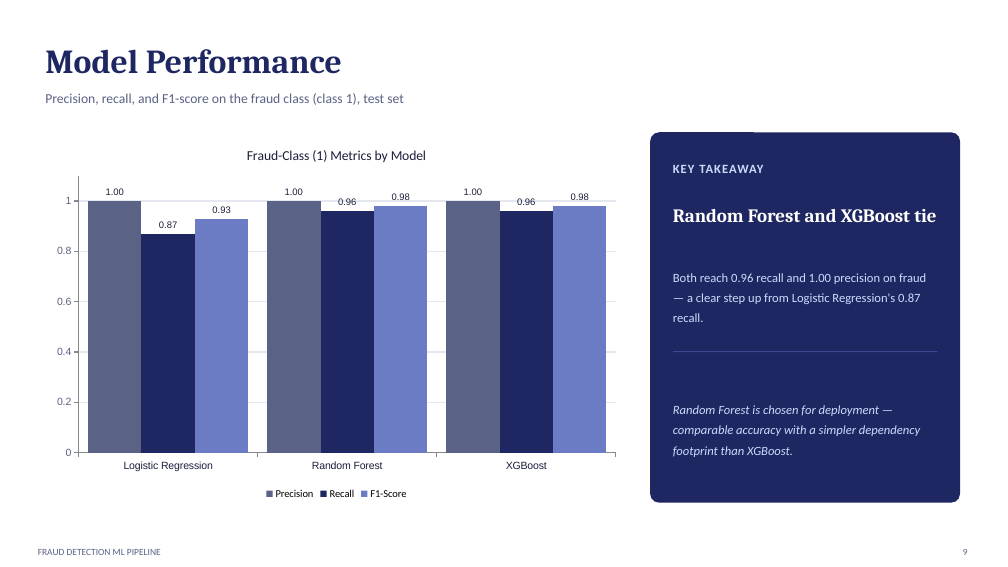
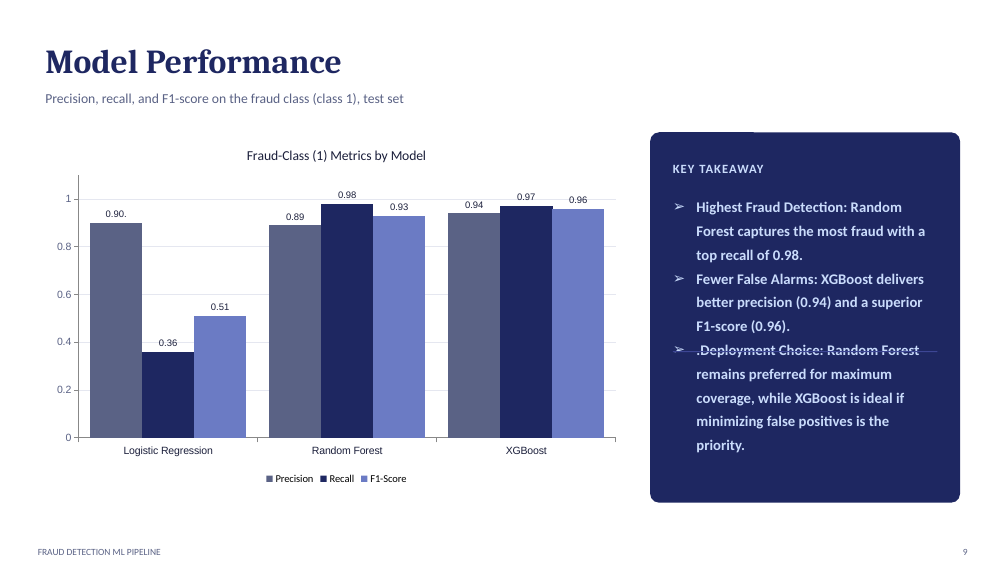
Before and after one commit to sabrinidhris/FRAUD-DETECTION, a slide deck: slide 10 of Fraud_Detection_Project.pptx. Drawn at 1008x567 pixels with LibreOffice and Linux fonts; fonts in the diff are those of the drawing. Boxes give left, top, right and bottom in pixels: in the first picture for what was removed or moved away, otherwise in the second. Text is boxed around its words. In the diff, an @@ line names an element or a change of style, - is before the commit and + after.

```diff
--- a/Fraud_Detection_Project.pptx
+++ b/Fraud_Detection_Project.pptx
@@ column chart at (x1=45, y1=132, x2=628, y2=488) @@
@@ Precision, Logistic Regression: 1 to 0.9 @@
@@ Precision, Random Forest: 1 to 0.89 @@
@@ Precision, XGBoost: 1 to 0.94 @@
@@ data labels of Precision changed @@
@@ Recall, Logistic Regression: 0.87 to 0.36 @@
@@ Recall, Random Forest: 0.96 to 0.98 @@
@@ Recall, XGBoost: 0.96 to 0.97 @@
@@ data labels of Recall changed @@
@@ F1-Score, Logistic Regression: 0.93 to 0.51 @@
@@ F1-Score, Random Forest: 0.98 to 0.93 @@
@@ F1-Score, XGBoost: 0.98 to 0.96 @@
@@ data labels of F1-Score changed @@
@@ category axis changed @@
@@ bar spacing changed @@
@@ column chart resized from (x1=45, y1=132, x2=628, y2=503) to (x1=45, y1=132, x2=628, y2=488) @@
@@ text removed at (x1=673, y1=209, x2=936, y2=222) @@
-Random Forest and XGBoost tie
@@ text at (x1=696, y1=201, x2=925, y2=453): text changed; size 12 to 14 pt; bold on @@
-Both reach 0.96 recall and 1.00 precision on fraud — a clear step up from Logistic Regression's 0.87 recall.
+➢ Highest Fraud Detection: Random Forest captures the most fraud with a top recall of 0.98.
+➢ Fewer False Alarms: XGBoost delivers better precision (0.94) and a superior F1-score (0.96).
+➢ .Deployment Choice: Random Forest remains preferred for maximum coverage, while XGBoost is ideal if minimizing false positives is the priority.
@@ text removed at (x1=673, y1=405, x2=920, y2=457) @@
-Random Forest is chosen for deployment — comparable accuracy with a simpler dependency footprint than XGBoost.
```
Also in this commit, not shown: 9 other slides changed.
